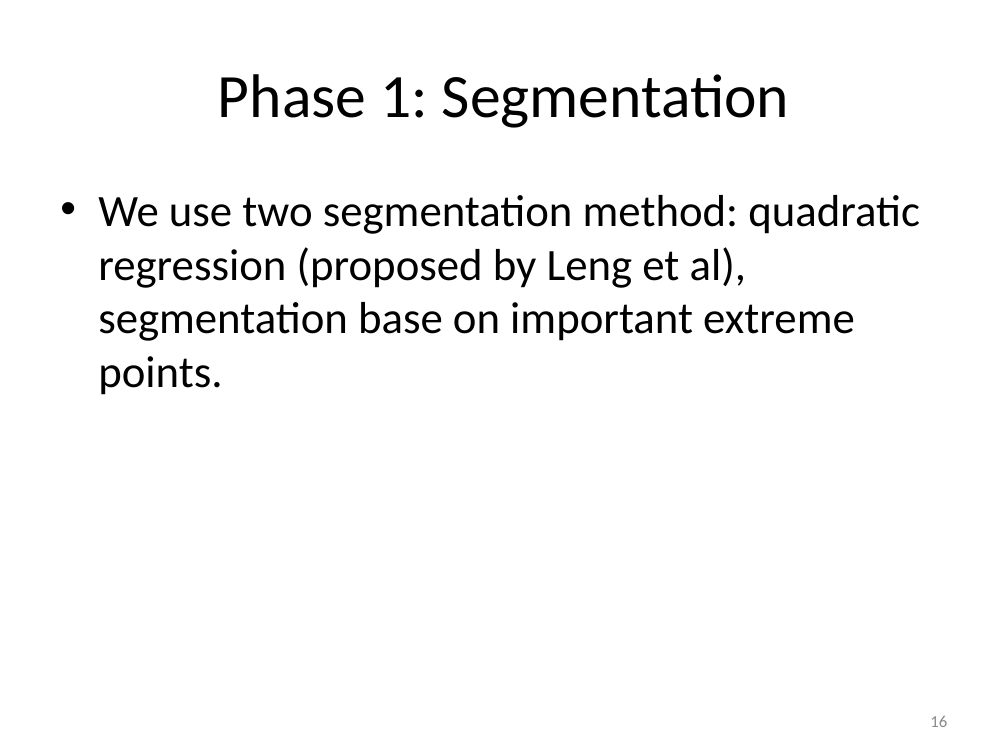
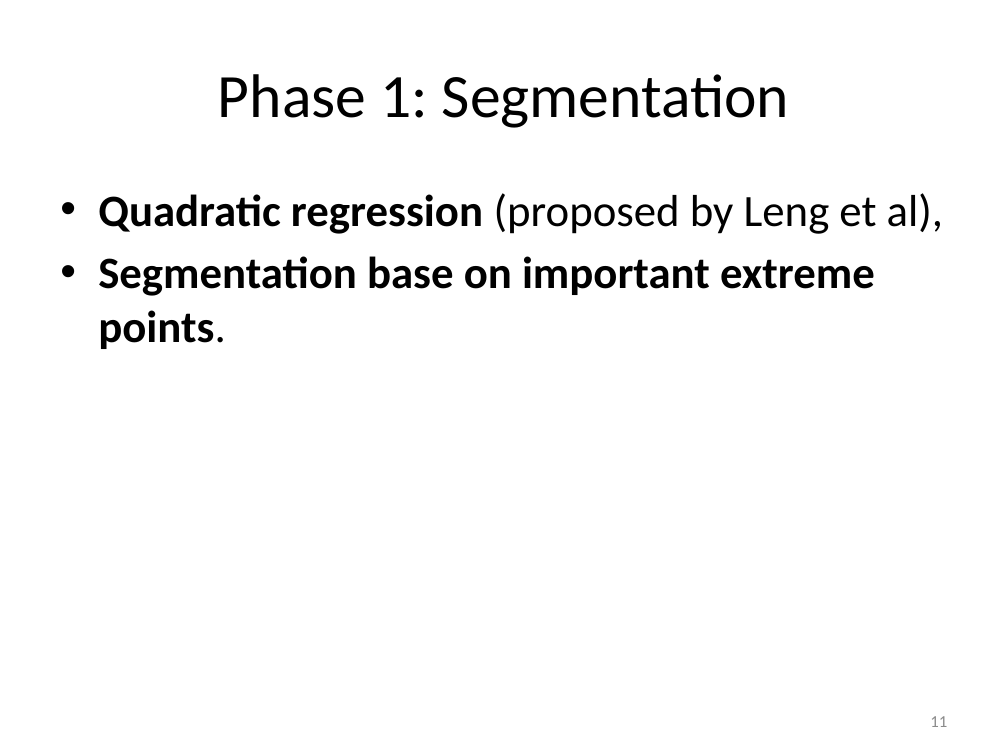
Before and after one commit to vyngo/caohoc-project-name, a slide deck: slide 11 of Report/pre.pptx (slide 16 before the commit). Drawn at 1008x756 pixels with LibreOffice and Linux fonts; fonts in the diff are those of the drawing. Boxes give left, top, right and bottom in pixels: in the first picture for what was removed or moved away, otherwise in the second. Text is boxed around its words. In the diff, an @@ line names an element or a change of style, - is before the commit and + after.

```diff
--- a/Report/pre.pptx
+++ b/Report/pre.pptx
@@ text at (98,193,943,349): text changed; bold on @@
-• We use two segmentation method: quadratic regression (proposed by Leng et al), segmentation base on important extreme points.
+• Quadratic regression (proposed by Leng et al),
+• Segmentation base on important extreme points.
@@ page number at (930,716,947,727): text changed @@
-16
+11
```
Also in this commit, not shown: 6 other slides changed, 6 slides added, 1 slide removed, 1 other file.
